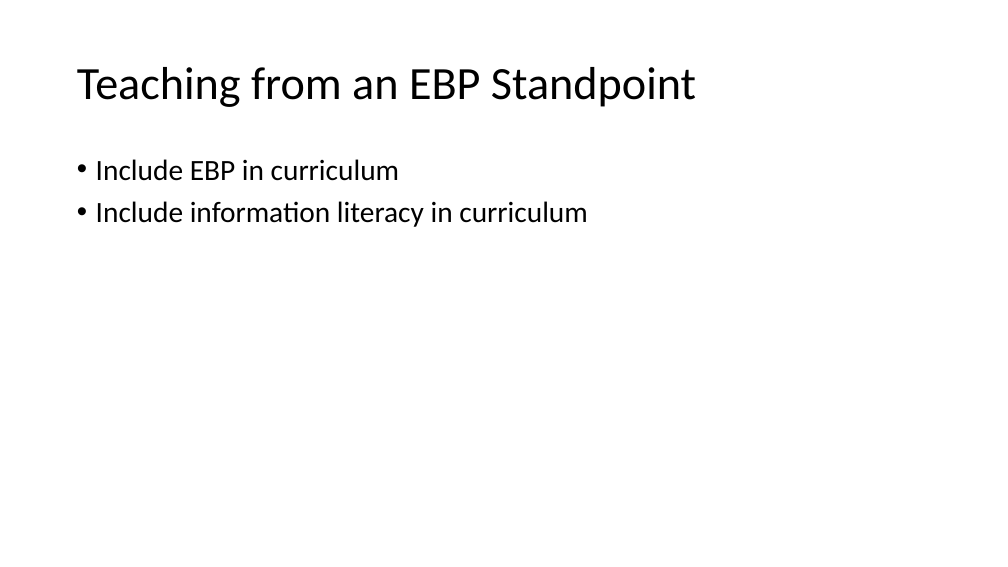
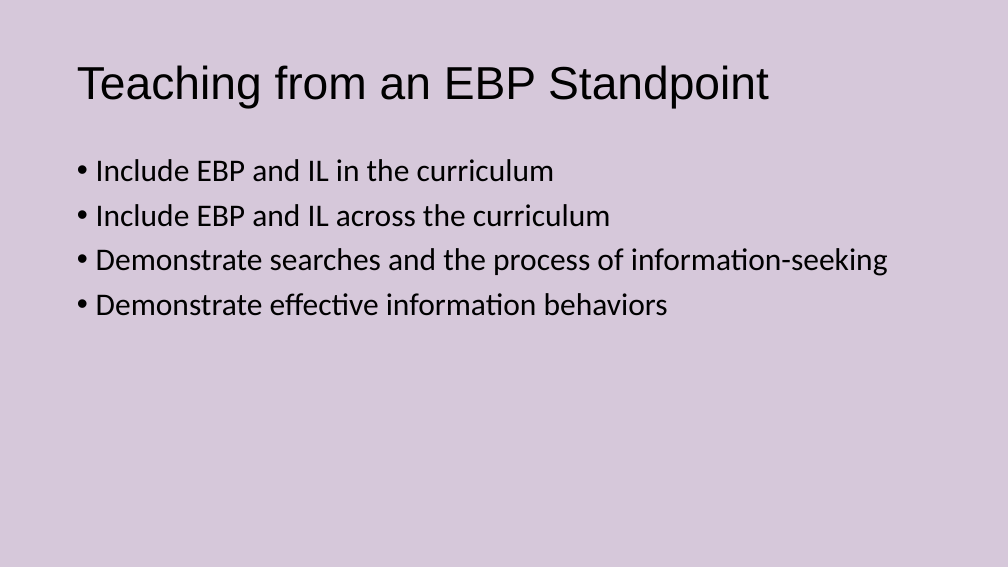
Before and after one commit to mattweirick/mattweirick.github.io, a slide deck: slide 16 of files/au-presentation-20181009.pptx. Drawn at 1008x567 pixels with LibreOffice and Linux fonts; fonts in the diff are those of the drawing. Boxes give left, top, right and bottom in pixels: in the first picture for what was removed or moved away, otherwise in the second. Text is boxed around its words. In the diff, an @@ line names an element or a change of style, - is before the commit and + after.

```diff
--- a/files/au-presentation-20181009.pptx
+++ b/files/au-presentation-20181009.pptx
@@ background #FFFFFF to #D6C8DA @@
@@ title "Teaching from an EBP Standpoint" at bbox=[77, 65, 769, 109]: font Calibri to Arial @@
@@ text at bbox=[96, 159, 888, 316]: text changed; size 28 to 30 pt @@
-• Include EBP in curriculum
-• Include information literacy in curriculum
+• Include EBP and IL in the curriculum
+• Include EBP and IL across the curriculum
+• Demonstrate searches and the process of information-seeking
+• Demonstrate effective information behaviors
```
Also in this commit, not shown: 5 other slides changed, 2 slides removed.
